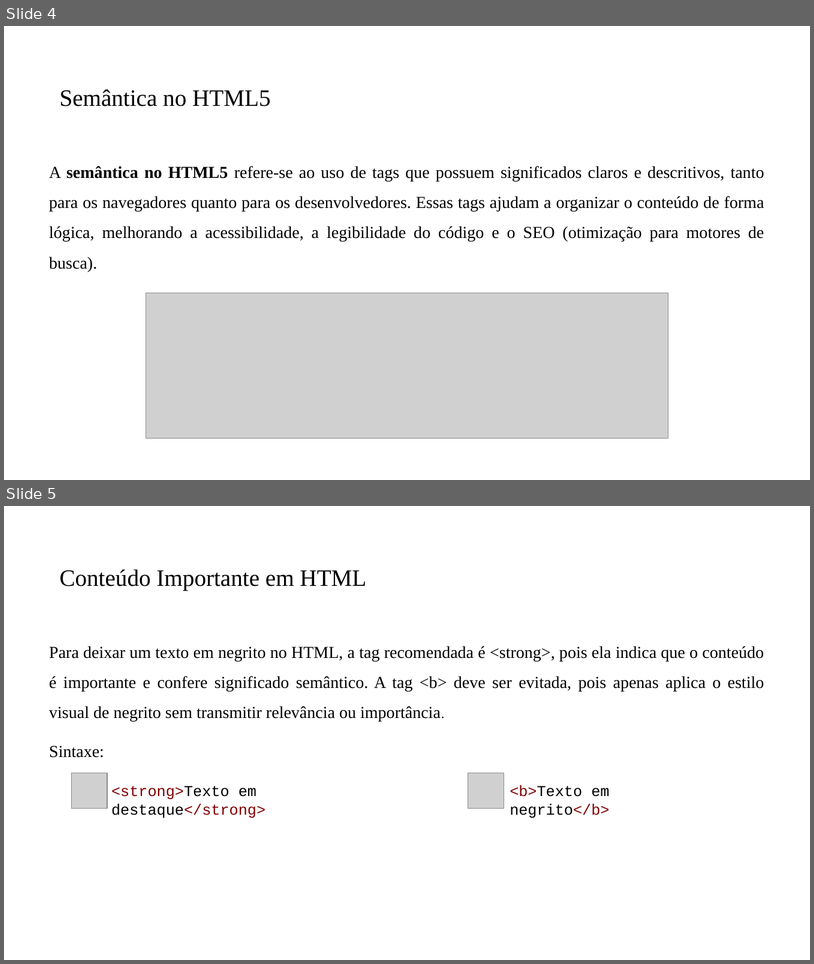
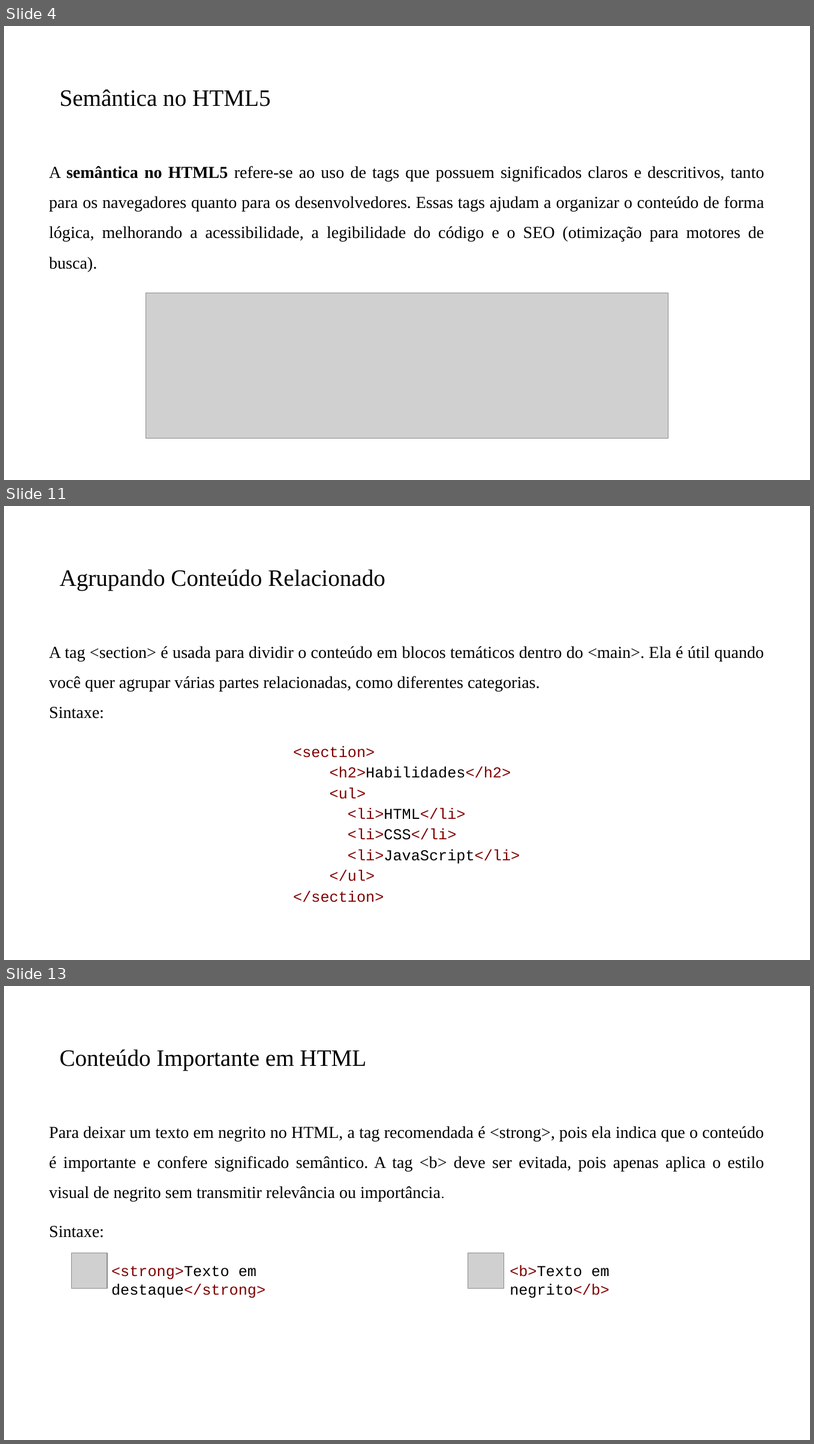
Before and after one commit to PedroMiho/Logica-de-Programacao, a slide deck: Módulo 01 - HTML e CSS/Aula 03 - Semantica em HTML/Semantica no HTML.pptx. Shown one above the other, each under a label of ours: slides 4 and 5 before the commit, slides 4, 11 and 13 after it; the slides between them are not shown. The pictures are 814x964 and 814x1444 pixels, drawn with LibreOffice and Linux fonts; fonts in the diff are those of the drawing; grey boxes stand for pictures; background and template pictures are left out. Boxes give left, top, right and bottom in pixels: in the first picture for what was removed or moved away, otherwise in the second. Text is boxed around its words. In the diff, an @@ line names an element or a change of style, - is before the commit and + after.

```diff
--- a/Módulo 01 - HTML e CSS/Aula 03 - Semantica em HTML/Semantica no HTML.pptx
+++ b/Módulo 01 - HTML e CSS/Aula 03 - Semantica em HTML/Semantica no HTML.pptx
@@ slide 11 added at [4, 506, 810, 960], background #FFFFFF @@
@@ title added at [60, 569, 386, 590], 28 pt, text #000000 @@
+Agrupando Conteúdo Relacionado
@@ text added at [49, 646, 765, 718], 20 pt, text #000000 @@
+A tag <section> é usada para dividir o conteúdo em blocos temáticos dentro do <main>. Ela é útil quando você quer agrupar várias partes relacionadas, como diferentes categorias.
+Sintaxe:
@@ text added at [293, 745, 520, 902], 18 pt, text #800000 @@
+<section>
+<h2>Habilidades</h2>
+<ul>
+<li>HTML</li>
+<li>CSS</li>
+<li>JavaScript</li>
+</ul>
+</section>
@@ what was slide 5 is now slide 13 @@
```
Also in this commit, not shown: 9 other slides added, 2 other files.
